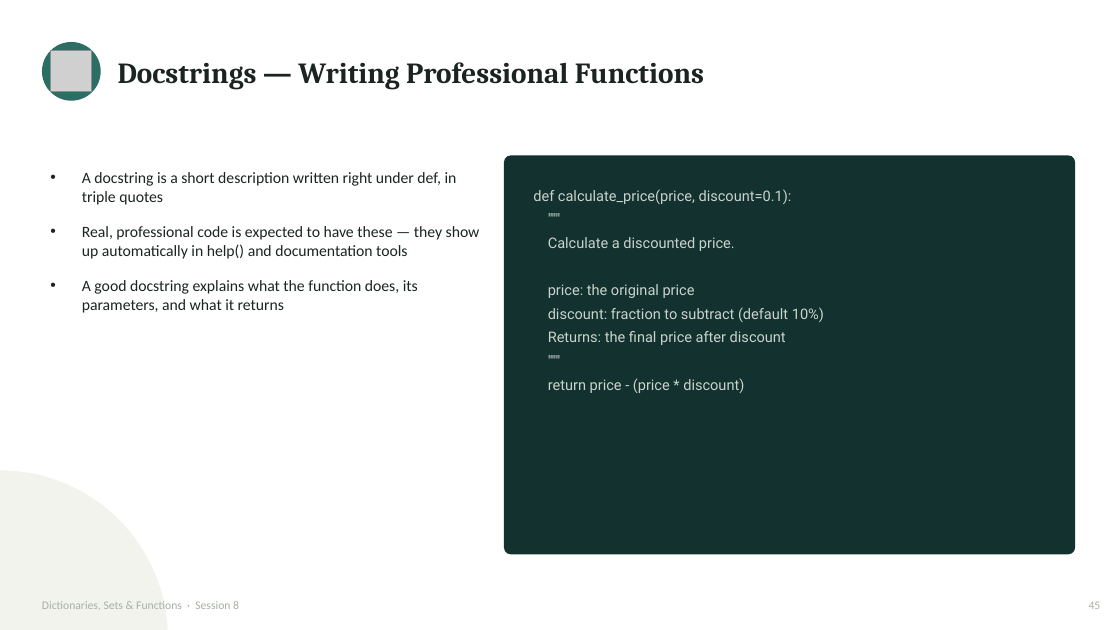
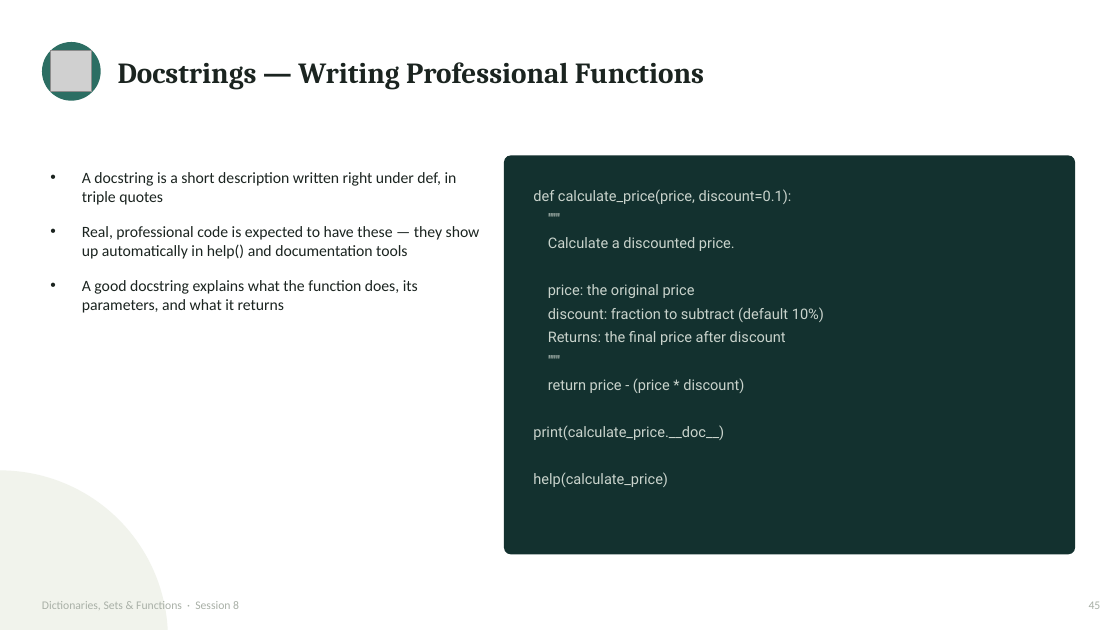
Before and after one commit to waseem-development/ai-ml-course, a slide deck: slide 46 of slides/1_python_slides/7_dicts_sets_functions.pptx (slide 45 before the commit). Drawn at 1120x630 pixels with LibreOffice and Linux fonts; fonts in the diff are those of the drawing; grey boxes stand for pictures. Boxes give left, top, right and bottom in pixels: in the first picture for what was removed or moved away, otherwise in the second. Text is boxed around its words. In the diff, an @@ line names an element or a change of style, - is before the commit and + after.

```diff
--- a/slides/1_python_slides/7_dicts_sets_functions.pptx
+++ b/slides/1_python_slides/7_dicts_sets_functions.pptx
@@ text at bbox=[533, 425, 724, 487]: paragraphs added @@
+print(calculate_price.__doc__)
+help(calculate_price)
```
Also in this commit, not shown: 3 other slides changed, 1 slide added, 1 other file.
